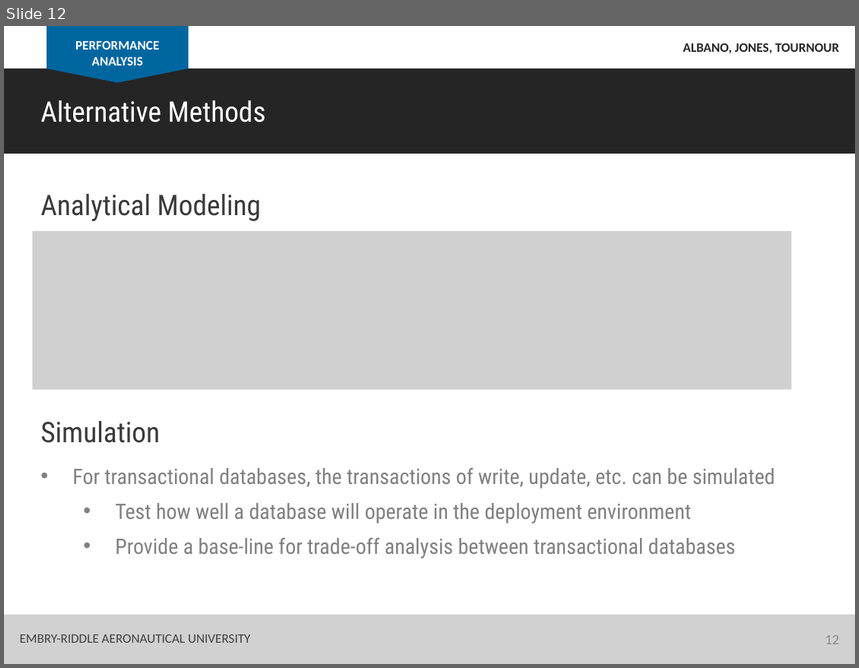
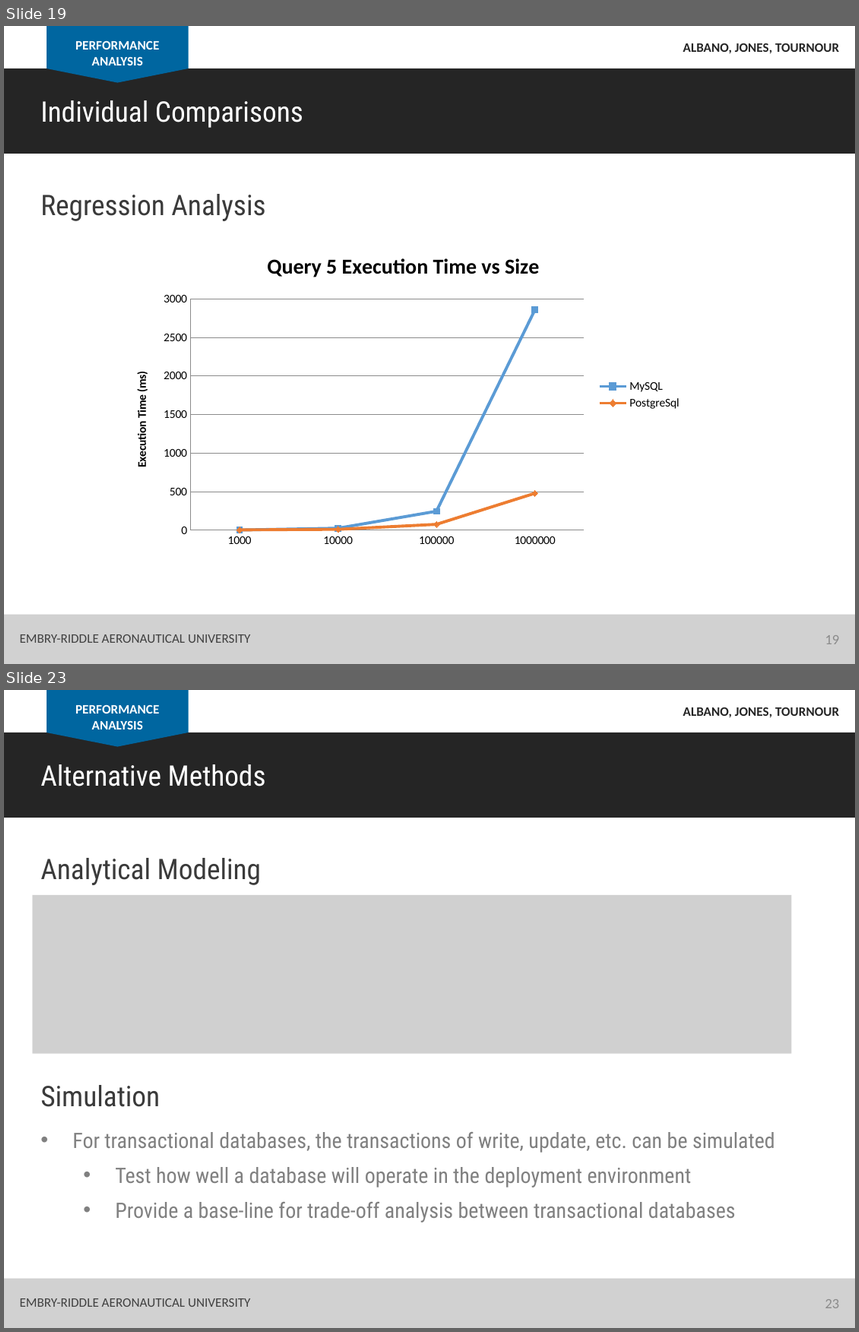
Before and after one commit to albanoj2/se655_final_project, a slide deck: docs/In_class_presentation.pptx. Shown one above the other, each under a label of ours: slide 12 before the commit, slides 19 and 23 after it; the slides between them are not shown. The pictures are 859x668 and 859x1332 pixels, drawn with LibreOffice and Linux fonts; fonts in the diff are those of the drawing; grey boxes stand for pictures. Boxes give left, top, right and bottom in pixels: in the first picture for what was removed or moved away, otherwise in the second. Text is boxed around its words. In the diff, an @@ line names an element or a change of style, - is before the commit and + after.

```diff
--- a/docs/In_class_presentation.pptx
+++ b/docs/In_class_presentation.pptx
@@ slide 19 added at <box>4,26,855,664</box>, background #FFFFFF @@
@@ rectangle added at <box>47,26,189,69</box>, fill #0066A0 @@
@@ text added at <box>75,40,159,66</box>, 11 pt, text #FFFFFF, bold @@
+PERFORMANCE ANALYSIS
@@ text added at <box>683,43,839,53</box>, 11 pt, text #252525, bold @@
+ALBANO, JONES, TOURNOUR
@@ rectangle added at <box>4,69,855,154</box>, fill #252525 @@
@@ triangle added at <box>47,69,189,83</box>, fill #0066A0 @@
@@ text added at <box>40,100,303,128</box>, 24 pt, text #FFFFFF @@
+Individual Comparisons
@@ text added at <box>40,194,265,221</box>, 24 pt, text #3A3A3A @@
+Regression Analysis
@@ line chart added at <box>116,237,690,553</box> @@
+title "Query 5 Execution Time vs Size"
+categories: 1000.0, 10000.0, 100000.0, 1.0E6
+MySQL: 0, 30, 250, 2860
+PostgreSql: 0, 10, 80, 480
@@ rectangle added at <box>4,615,855,664</box>, fill #D1D1D1 @@
@@ text added at <box>20,635,250,643</box>, 11 pt, text #404040 @@
+EMBRY-RIDDLE AERONAUTICAL UNIVERSITY
@@ page number added at <box>826,636,840,645</box>, 12 pt, text #8C8C8C @@
+19
@@ what was slide 12 is now slide 23 @@
@@ page number at <box>826,1300,840,1309</box>: text changed @@
-12
+23
```
Also in this commit, not shown: 5 slides changed, 10 other slides added.
